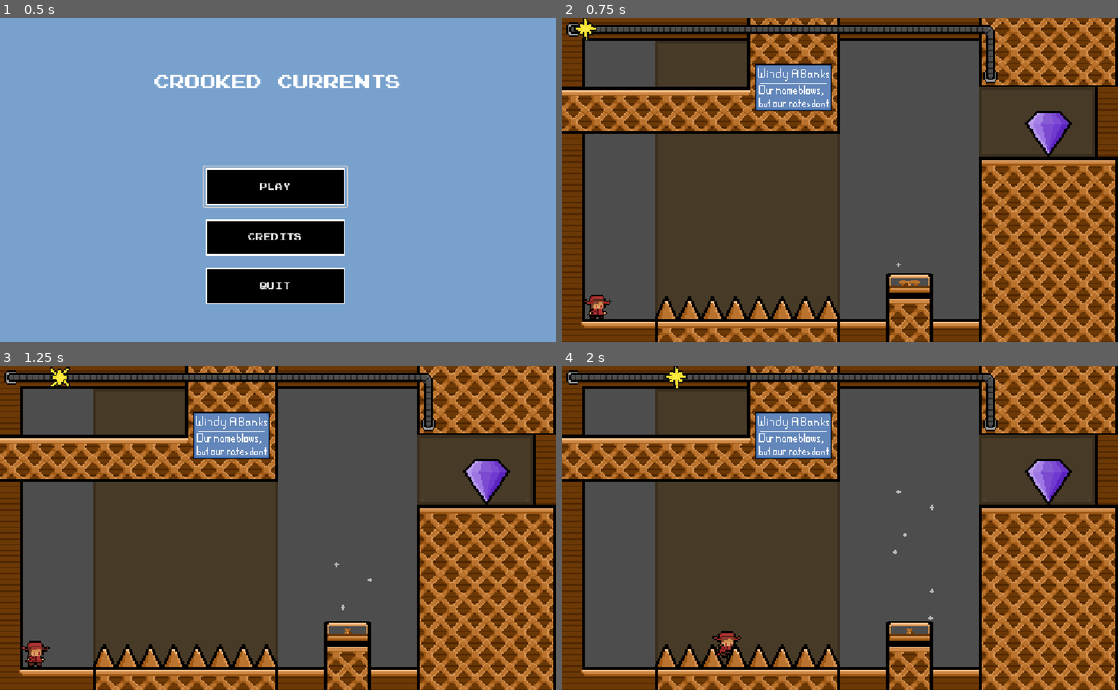
Above: before the commit, frames 1-4 (two rows, left to right).
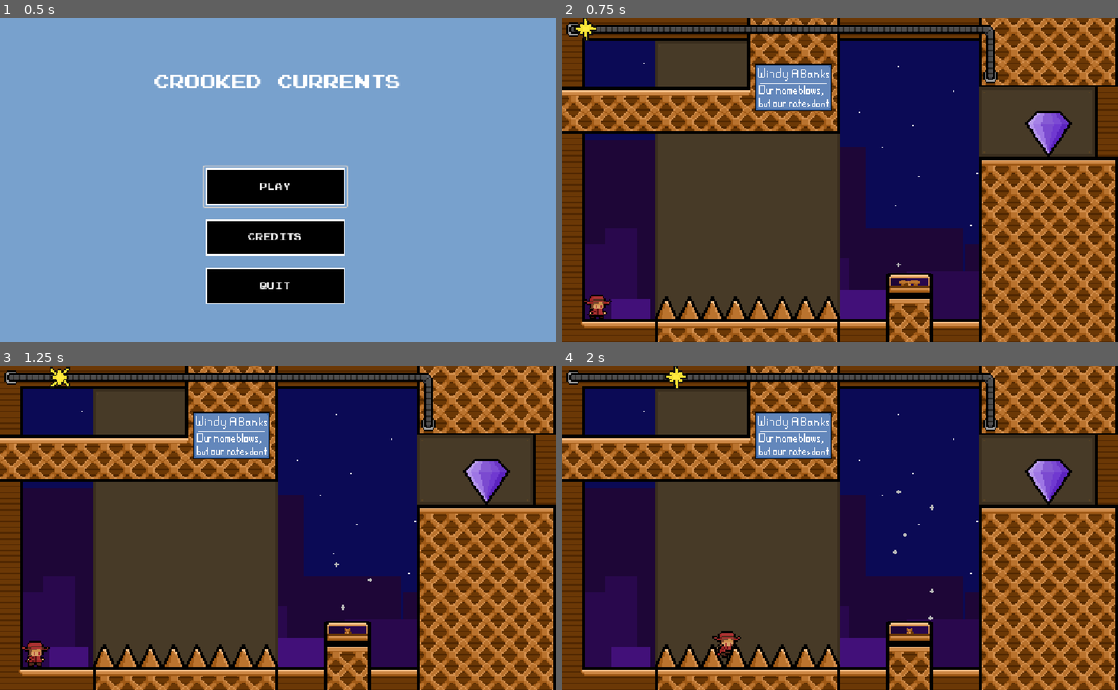
Above: after the commit, the same moments.

Repository: The-Necrodancer/Current-Jam
Game: Godot game, scene res://Scenes/game_manager.tscn
Same seed, same stepped clock (60 frames per second), same inputs: the game is played once before the commit and once after it.
Inputs:
- Up to frame 1 (0.5 s): no input
- Up to frame 2 (0.75 s): click "Play" at 0.5 s
- Up to frame 3 (1.25 s): no input
- Up to frame 4 (2 s): hold D (right) from 1.28 s (still down); tap Space (jump) at 1.52 s

Frame 1 is identical in both runs. In frame 2, 29% of the frame differs, in the area x 4-75%, y 7-93%; in frame 3, 29%; in frame 4, 29%.

Commit message:
BACKGHROUND!!

Diff:
--- a/windy-ass-bank-heist/Scenes/game_manager.tscn
+++ b/windy-ass-bank-heist/Scenes/game_manager.tscn
@@ -5,10 +5,11 @@
 [ext_resource type="PackedScene" uid="uid://4fy4jm20u5ij" path="res://Scenes/Main Menu/credits.tscn" id="3_mmt5l"]
 [ext_resource type="PackedScene" uid="uid://b33fs02ep3s6t" path="res://Scenes/Levels/level1.tscn" id="4_mmt5l"]
 [ext_resource type="PackedScene" uid="uid://cxse4gl3gprcj" path="res://Scenes/Levels/level_2.tscn" id="5_fgdfb"]
-[ext_resource type="PackedScene" uid="uid://buh0x5cpyyus4" path="res://Scenes/Levels/level_5.tscn" id="6_efn8y"]
+[ext_resource type="PackedScene" uid="uid://b7jq2b7aklu76" path="res://Scenes/Levels/level_5.tscn" id="6_efn8y"]
 [ext_resource type="PackedScene" uid="uid://bril1164tfbry" path="res://Scenes/Levels/level_3.tscn" id="6_yqty0"]
 [ext_resource type="PackedScene" uid="uid://cf32hrhj4d1af" path="res://Scenes/Levels/level_4.tscn" id="7_71d4j"]
 [ext_resource type="PackedScene" uid="uid://blxcnehbspvol" path="res://Scenes/Levels/leve_6.tscn" id="9_i4mau"]
+[ext_resource type="Texture2D" uid="uid://c5x5fdtpgdm32" path="res://Sprites/bg.png" id="10_b5cn8"]
 
 [sub_resource type="OggPacketSequence" id="OggPacketSequence_bwfwd"]
 packet_data = Array[Array]([[PackedByteArray("AXZvcmJpcwAAAAACRKwAAAAAAACAtQEAAAAAALgB")], [PackedByteArray("A3ZvcmJpcw …(272921 unchanged characters)…
@@ -39,3 +40,9 @@
 [node name="MainMenuASP2D" type="AudioStreamPlayer2D" parent="." unique_id=1224527695]
 stream = SubResource("AudioStreamOggVorbis_71d4j")
 volume_db = -15.0
+
+[node name="Sprite2D" type="Sprite2D" parent="." unique_id=1743798956]
+z_index = -4096
+position = Vector2(576, 336)
+scale = Vector2(3, 3)
+texture = ExtResource("10_b5cn8")
--- a/windy-ass-bank-heist/Scripts/game_manager.gd
+++ b/windy-ass-bank-heist/Scripts/game_manager.gd
@@ -17,7 +17,7 @@
 
 func remove_current_scene():
 	for c in self.get_children():
-		if c == MainMenuMusic:
+		if c == MainMenuMusic or c is Sprite2D:
 			continue
 		c.queue_free()
 
Binary file added: windy-ass-bank-heist/Sprites/bg.aseprite
Binary file added: windy-ass-bank-heist/Sprites/bg.png
Not shown, added: windy-ass-bank-heist/Sprites/bg.png.import
